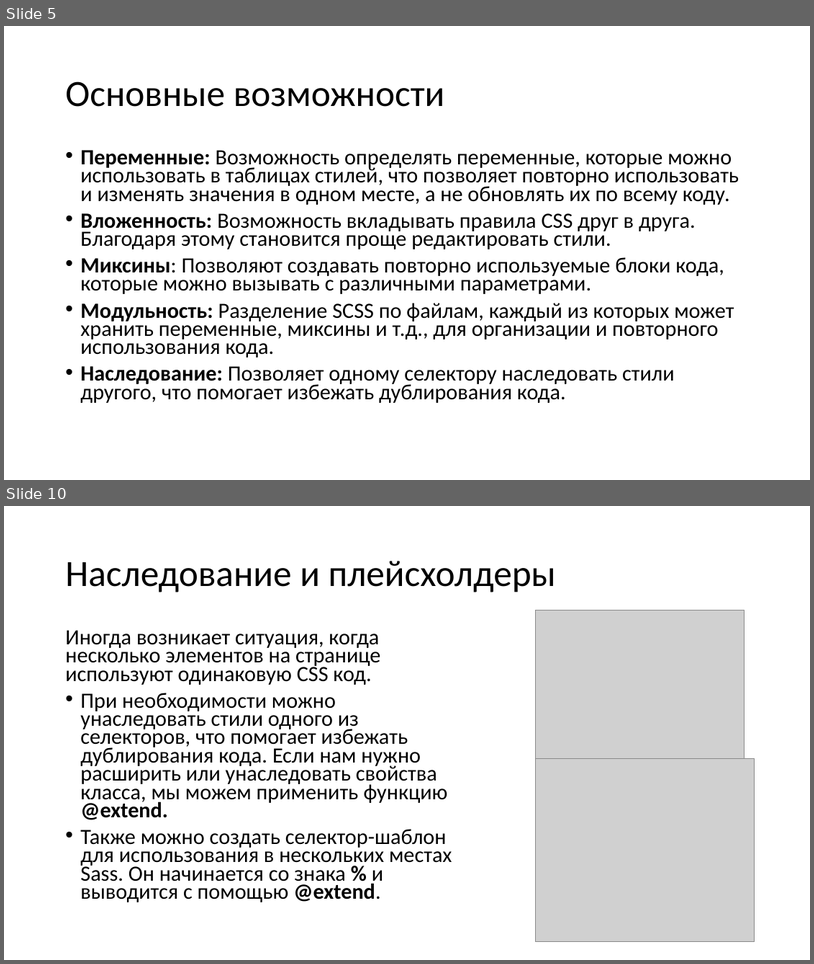
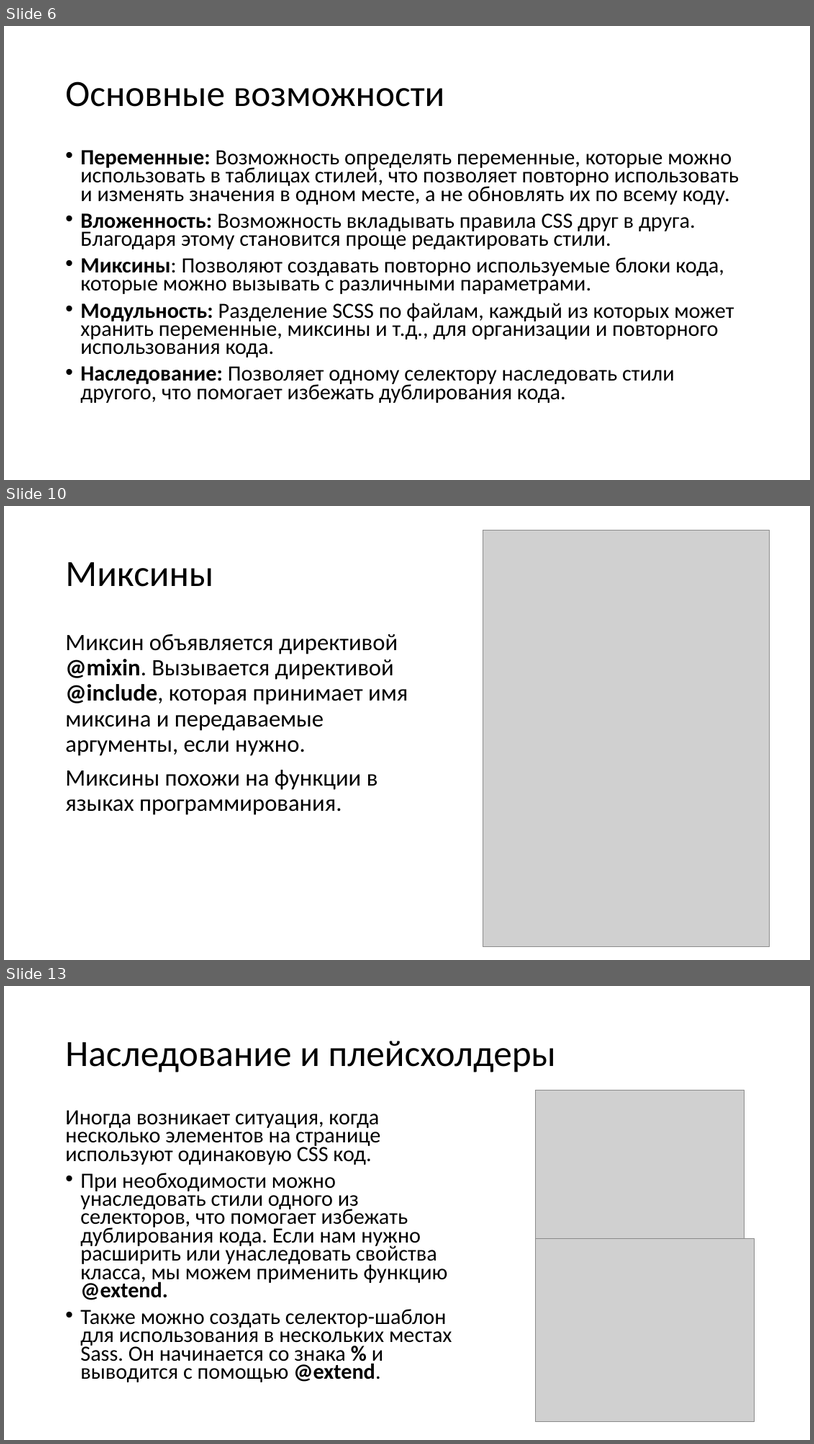
Before and after one commit to TalantRys/scss-study, a slide deck: sass.pptx. Shown one above the other, each under a label of ours: slides 5 and 10 before the commit, slides 6, 10 and 13 after it; the slides between them are not shown. The pictures are 814x964 and 814x1444 pixels, drawn with LibreOffice and Linux fonts; fonts in the diff are those of the drawing; grey boxes stand for pictures. Boxes give left, top, right and bottom in pixels: in the first picture for what was removed or moved away, otherwise in the second. Text is boxed around its words. In the diff, an @@ line names an element or a change of style, - is before the commit and + after.

```diff
--- a/sass.pptx
+++ b/sass.pptx
@@ slide 10 added at <box>4,506,810,960</box>, background #FFFFFF @@
@@ picture added at <box>483,530,770,947</box> @@
@@ title added at <box>65,562,214,587</box>, 44 pt, text #000000 @@
+Миксины
@@ text added at <box>65,633,408,815</box>, 28 pt, text #000000 @@
+Миксин объявляется директивой @mixin. Вызывается директивой @include, которая принимает имя миксина и передаваемые аргументы, если нужно.
+Миксины похожи на функции в языках программирования.
@@ what was slide 5 is now slide 6 @@
@@ what was slide 10 is now slide 13 @@
```
Also in this commit, not shown: 6 slides changed, 3 other slides added, 1 slide removed.
